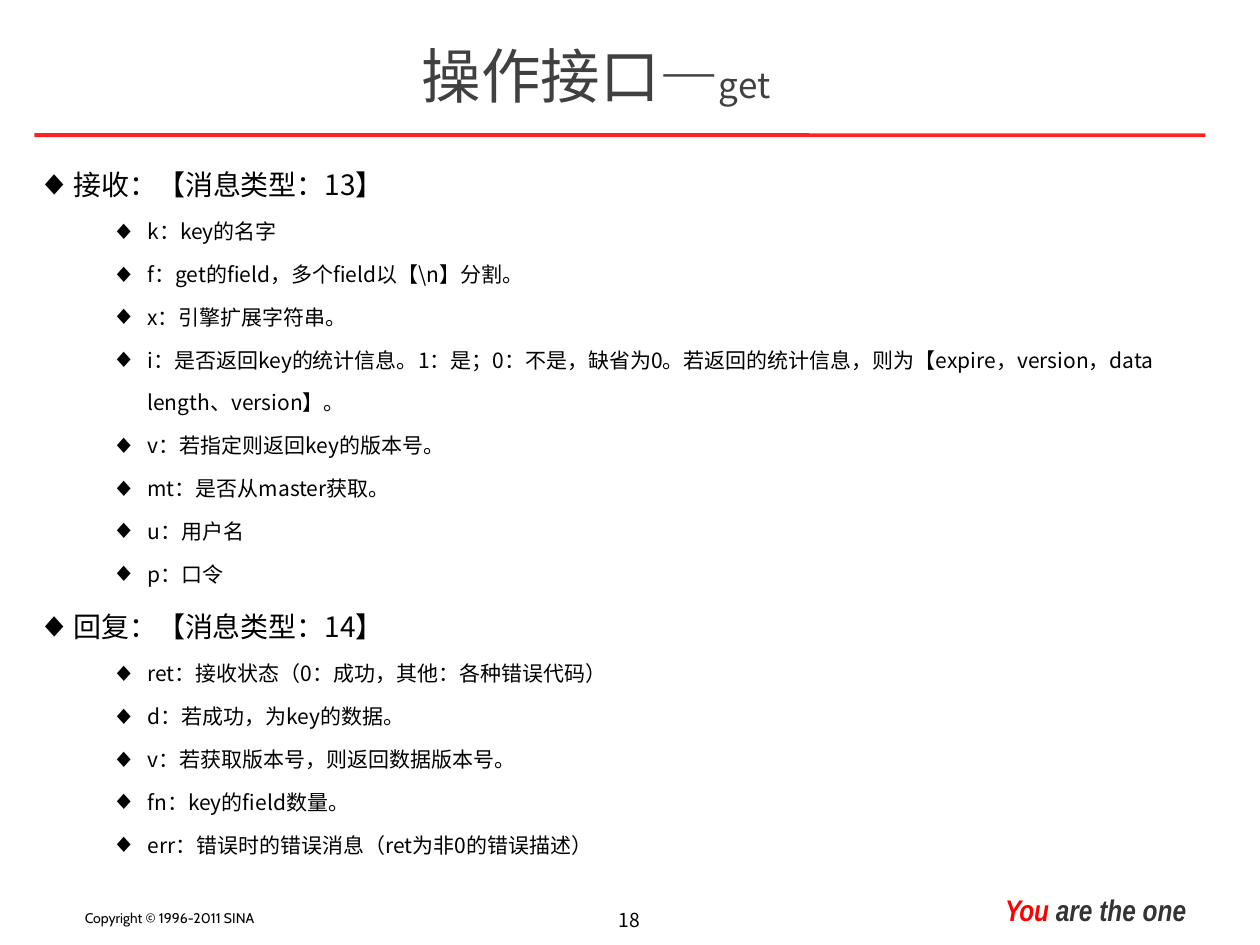
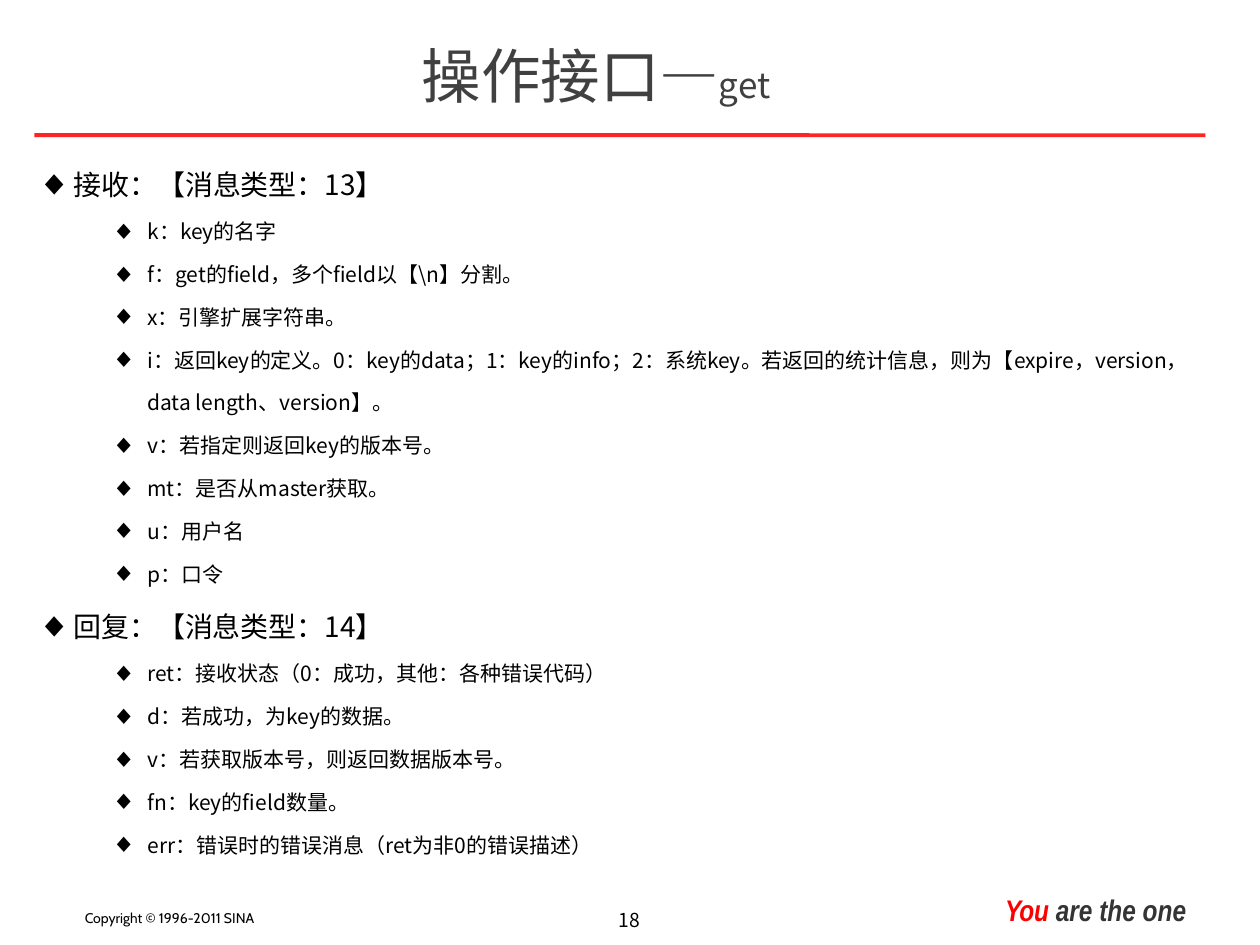
Before and after one commit to mbsky/cwx-kv, a slide deck: slide 18 of unistor/doc/unistor_introduce.ppt. Drawn at 1260x945 pixels with LibreOffice and Linux fonts; fonts in the diff are those of the drawing; background and template pictures are left out. Boxes give left, top, right and bottom in pixels: in the first picture for what was removed or moved away, otherwise in the second. Text is boxed around its words. In the diff, an @@ line names an element or a change of style, - is before the commit and + after.

```diff
--- a/unistor/doc/unistor_introduce.ppt
+++ b/unistor/doc/unistor_introduce.ppt
@@ text at (147,350,1187,415): text changed @@
-      ◆ i：是否返回key的统计信息。1：是；0：不是，缺省为0。若返回的统计信息，则为【expire，version，data length、version】。
+      ◆ i：返回key的定义。0：key的data；1：key的info；2：系统key。若返回的统计信息，则为【expire，version，data length、version】。
```
Also in this commit, not shown: 4 other slides changed, 33 other files.
